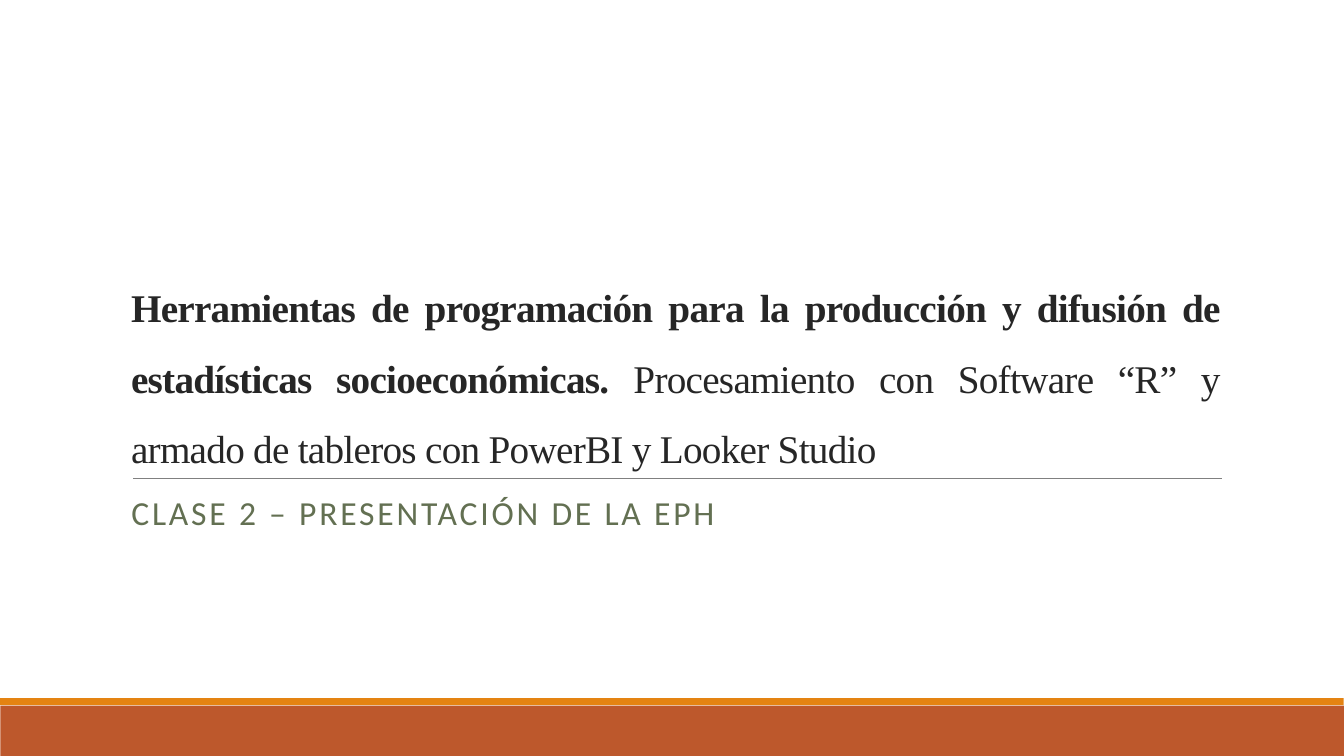
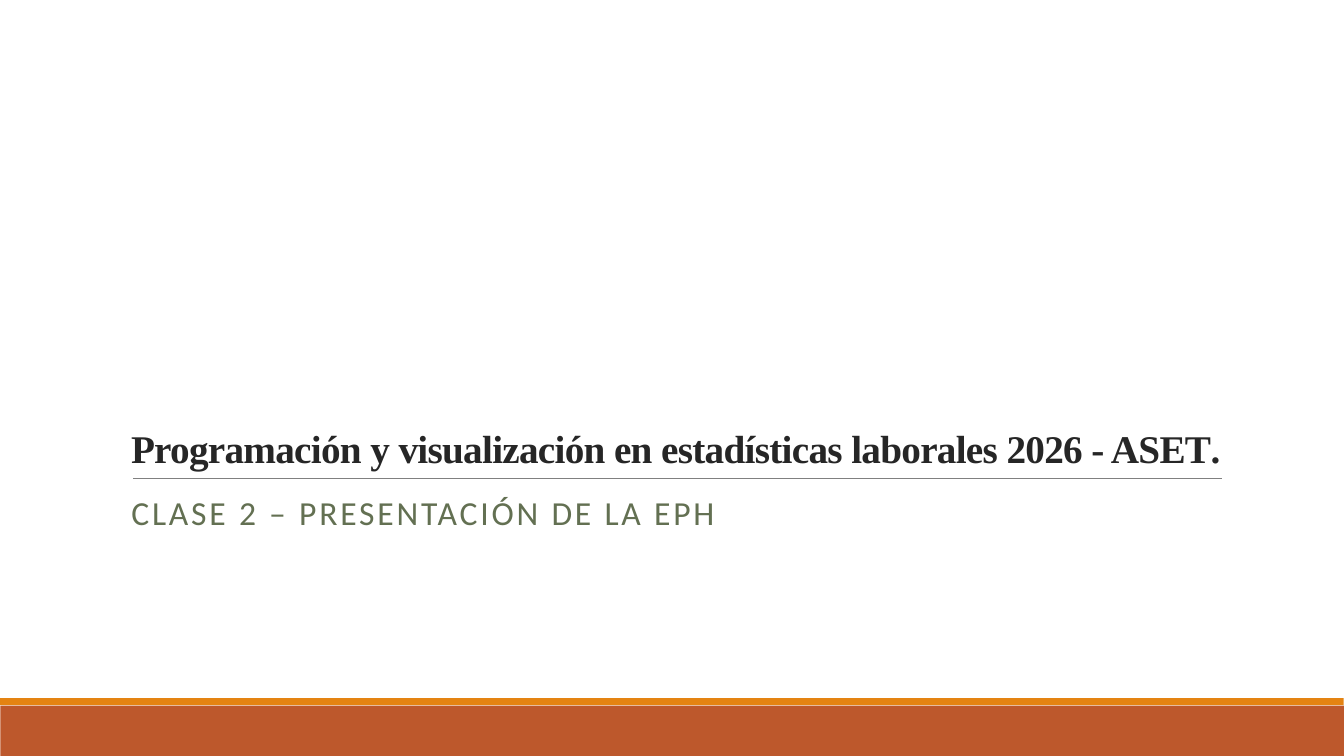
Before and after one commit to ceped-fce-uba/curso_aset, a slide deck: slide 1 of Clase 2 - EPH e Intro a Tidyverse/Presentación EPH.pptx. Drawn at 1344x756 pixels with LibreOffice and Linux fonts; fonts in the diff are those of the drawing. Boxes give left, top, right and bottom in pixels: in the first picture for what was removed or moved away, otherwise in the second. Text is boxed around its words. In the diff, an @@ line names an element or a change of style, - is before the commit and + after.

```diff
--- a/Clase 2 - EPH e Intro a Tidyverse/Presentación EPH.pptx
+++ b/Clase 2 - EPH e Intro a Tidyverse/Presentación EPH.pptx
@@ title at (131,435,1221,471): text changed @@
-Herramientas de programación para la producción y difusión de estadísticas socioeconómicas. Procesamiento con Software “R” y armado de tableros con PowerBI y Looker Studio
+Programación y visualización en estadísticas laborales 2026 - ASET.
```
Also in this commit, not shown: 4 slides added, 48 other files.
